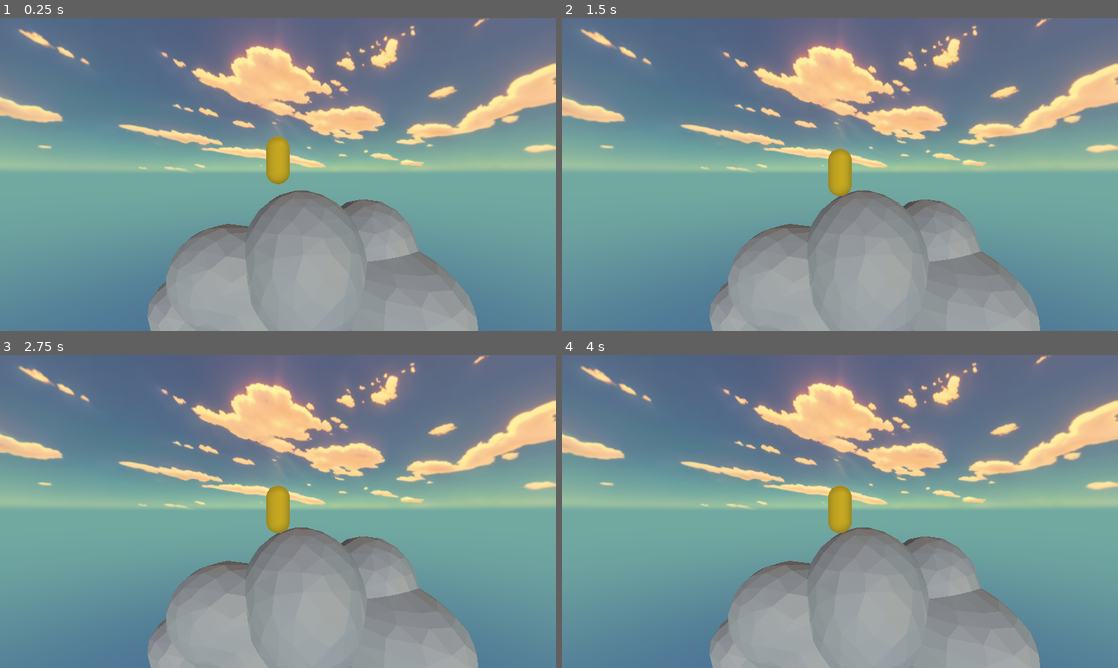
Above: before the commit, frames 1-4 (two rows, left to right).
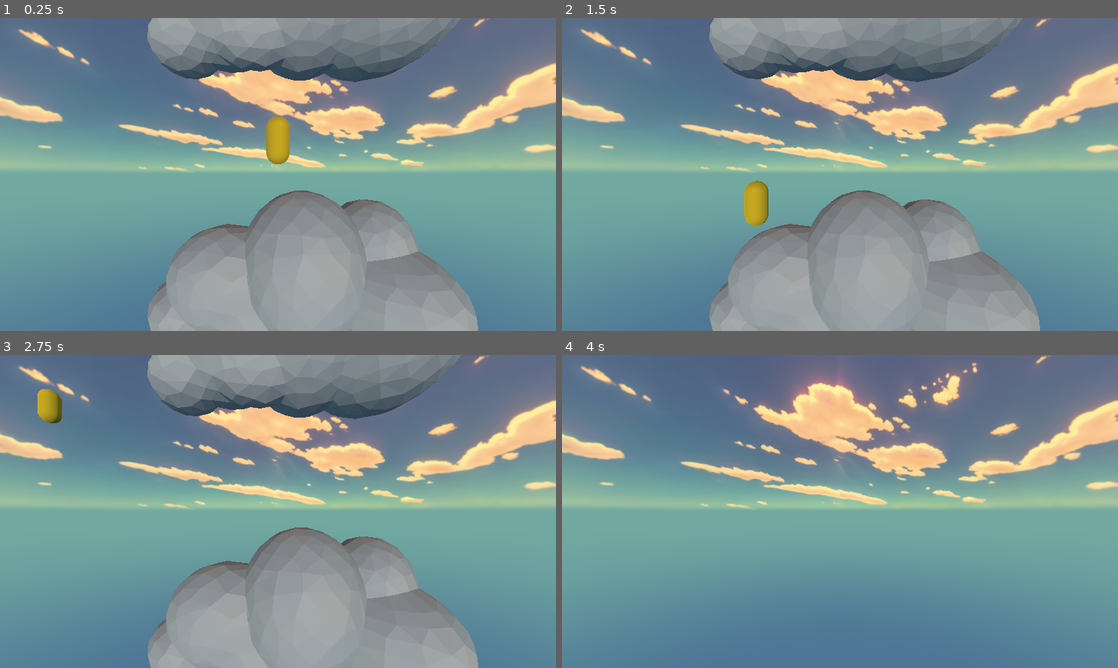
Above: after the commit, the same moments.

Repository: laisammy/sky-pogo
Game: Godot game, scene res://Scenes/Game/Game.tscn
The game is run twice, just before and just after one commit, with the same random seed, the same clock (stepped at 60 frames per second) and the same inputs.
Inputs:
- Up to frame 1 (0.25 s): no input
- Up to frame 2 (1.5 s): tap Enter at 0.5 s; hold Right 0.53-1.28 s; tap Alt at 0.6 s; hold Down from 1.28 s (still down); tap Shift at 1.35 s
- Up to frame 3 (2.75 s): release Down at 2.03 s; hold Right from 2.03 s (still down); tap Alt at 2.1 s
- Up to frame 4 (4 s): release Right at 2.78 s; hold Up 2.78-3.53 s; tap Shift at 2.85 s; hold Left from 3.53 s (still down); tap Alt at 3.6 s

The runs differ from the first frame. In frame 1, 7.7% of the frame differs, in the area x 26-82%, y 0-54%; in frame 2, 8.2%; in frame 3, 8.1%; in frame 4, 20%, in the area x 26-86%, y 41-100%.

Commit message:
Added player physics and platform vanish animation

Diff:
--- a/Scenes/Game/Game.tscn
+++ b/Scenes/Game/Game.tscn
@@ -28,6 +28,9 @@
 transform = Transform3D(1, 0, 0, 0, 1, 0, 0, 0, 1, 0, 4.1375313, 8.603731)
 
 [node name="PlatformA" parent="." unique_id=1506370384 instance=ExtResource("2_gwu2e")]
+transform = Transform3D(1, 0, 0, 0, 1, 0, 0, 0, 1, 1, 10.900392, 0)
+
+[node name="PlatformA2" parent="." unique_id=1131661257 instance=ExtResource("2_gwu2e")]
 transform = Transform3D(1, 0, 0, 0, 1, 0, 0, 0, 1, 1, 0, 0)
 
 [node name="Player" parent="." unique_id=1678986724 instance=ExtResource("3_xbxml")]
--- a/Scenes/Platforms/PlatformA.tscn
+++ b/Scenes/Platforms/PlatformA.tscn
@@ -1,11 +1,49 @@
 [gd_scene format=3 uid="uid://b3r62iewou66k"]
 
+[ext_resource type="Script" uid="uid://csiotsrdxc3v6" path="res://Scenes/Platforms/platformA.gd" id="1_1olt6"]
 [ext_resource type="ArrayMesh" uid="uid://bd0gxwoxt2562" path="res://Assets/Clouds/cloudA.obj" id="1_ibub6"]
 
 [sub_resource type="ConcavePolygonShape3D" id="ConcavePolygonShape3D_8nfr1"]
 data = PackedVector3Array(-6.1313, -1.4520999, 0.6041, -6.2827, -1.4719, 0.0576, -6.1217, -0.9607, 0.4989, -6.1217, -0. …(86170 unchanged characters)…
 
+[sub_resource type="Animation" id="Animation_1olt6"]
+length = 0.001
+tracks/0/type = "value"
+tracks/0/imported = false
+tracks/0/enabled = true
+tracks/0/path = NodePath("CloudA:scale")
+tracks/0/interp = 1
+tracks/0/loop_wrap = true
+tracks/0/keys = {
+"times": PackedFloat32Array(0),
+"transitions": PackedFloat32Array(1),
+"update": 0,
+"values": [Vector3(1, 1, 1)]
+}
+
+[sub_resource type="Animation" id="Animation_pg3yp"]
+resource_name = "vanish"
+tracks/0/type = "value"
+tracks/0/imported = false
+tracks/0/enabled = true
+tracks/0/path = NodePath("CloudA:scale")
+tracks/0/interp = 1
+tracks/0/loop_wrap = true
+tracks/0/keys = {
+"times": PackedFloat32Array(0, 0.16666667, 0.33333334, 0.5, 0.6666667, 1),
+"transitions": PackedFloat32Array(0.4204483, 0.24148433, 1, 1, 0.6830198, 1),
+"update": 0,
+"values": [Vector3(1, 1, 1), Vector3(1.2, 1.2, 1.2), Vector3(1, 1, 1), Vector3(1.2, 1.2, 1.2), Vector3(1, 1, 1), Vector3(0, 0, 0)]
+}
+
+[sub_resource type="AnimationLibrary" id="AnimationLibrary_omita"]
+_data = {
+&"RESET": SubResource("Animation_1olt6"),
+&"vanish": SubResource("Animation_pg3yp")
+}
+
 [node name="PlatformA" type="Node3D" unique_id=1506370384]
+script = ExtResource("1_1olt6")
 
 [node name="CloudA" type="MeshInstance3D" parent="." unique_id=1928375882]
 mesh = ExtResource("1_ibub6")
@@ -14,3 +52,14 @@
 
 [node name="CollisionShape3D" type="CollisionShape3D" parent="StaticBody3D" unique_id=1202216575]
 shape = SubResource("ConcavePolygonShape3D_8nfr1")
+
+[node name="Timer" type="Timer" parent="." unique_id=1674659209]
+wait_time = 3.0
+one_shot = true
+autostart = true
+
+[node name="AnimationPlayer" type="AnimationPlayer" parent="." unique_id=1169227471]
+libraries/ = SubResource("AnimationLibrary_omita")
+
+[connection signal="timeout" from="Timer" to="." method="_on_timer_timeout"]
+[connection signal="animation_finished" from="AnimationPlayer" to="." method="_on_animation_player_animation_finished"]
--- /dev/null
+++ b/Scenes/Platforms/platformA.gd
@@ -0,0 +1,22 @@
+extends Node3D
+@onready var anim_player: AnimationPlayer = $AnimationPlayer
+
+
+# Called when the node enters the scene tree for the first time.
+func _ready() -> void:
+	pass # Replace with function body.
+
+
+# Called every frame. 'delta' is the elapsed time since the previous frame.
+func _process(delta: float) -> void:
+	pass
+
+
+func _on_timer_timeout() -> void:
+	anim_player.play("vanish")
+	_on_animation_player_animation_finished("vanish")
+
+
+
+func _on_animation_player_animation_finished(anim_name: StringName) -> void:
+	queue_free()
--- a/Scenes/Player/Player.gd
+++ b/Scenes/Player/Player.gd
@@ -2,13 +2,16 @@
 
 class_name Player
 
-const GRAVITY: float = 40.0
-
+const GRAVITY: float = 15.0
+const JUMP_FORCE: float = 20.0
 
 # Called when the node enters the scene tree for the first time.
 func _ready() -> void:
 	pass # Replace with function body.
 
 func _physics_process(delta: float) -> void:
-	velocity.y -= GRAVITY * delta
+	if is_on_floor():
+		velocity.y = JUMP_FORCE
+	else:
+		velocity.y -= GRAVITY * delta
 	move_and_slide()
Not shown, added: Scenes/Platforms/platformA.gd.uid
